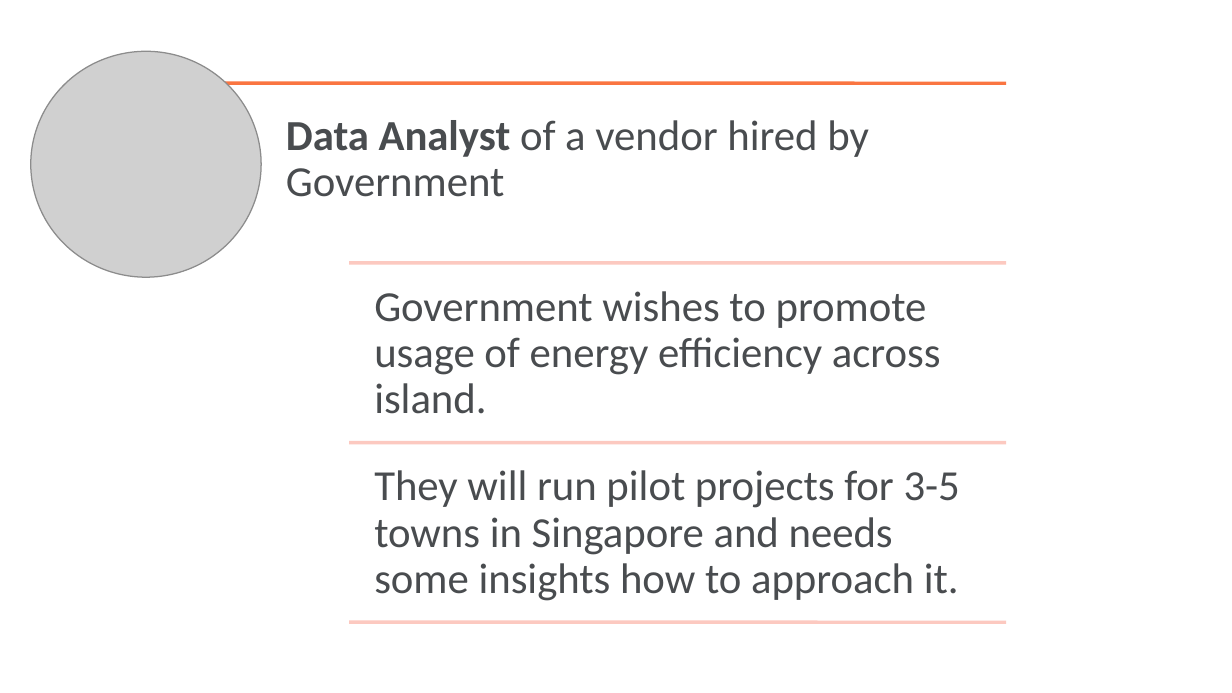
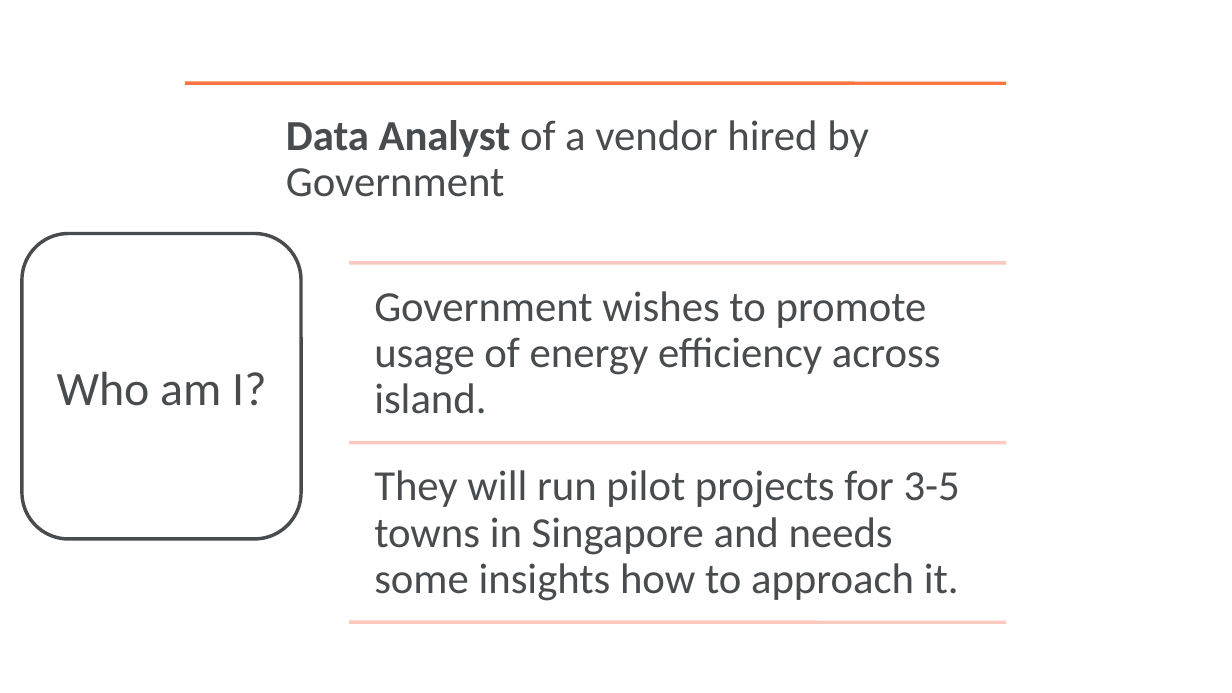
Before and after one commit to khammingfatt/Project-1-Data-Analysis-of-Singapore-Weather-Patterns-and-Energy-Consumption, a slide deck: slide 2 of Project 1 - Data Analysis of Singapore Weather Patterns to Identify Means to Optimise Households Energy Consumption by Town.pptx. Drawn at 1232x693 pixels with LibreOffice and Linux fonts; fonts in the diff are those of the drawing; grey boxes stand for pictures; background and template pictures are left out. Boxes give left, top, right and bottom in pixels: in the first picture for what was removed or moved away, otherwise in the second. Text is boxed around its words. In the diff, an @@ line names an element or a change of style, - is before the commit and + after.

```diff
--- a/Project 1 - Data Analysis of Singapore Weather Patterns to Identify Means to Optimise Households Energy Consumption by Town.pptx
+++ b/Project 1 - Data Analysis of Singapore Weather Patterns to Identify Means to Optimise Households Energy Consumption by Town.pptx
@@ picture removed at box(31, 52, 261, 277) @@
@@ rounded rectangle added at box(22, 234, 302, 540), fill #FFFFFF, outline #494C4F 2 pt, 28 pt, text #494C4F @@
+Who am I?
```
Also in this commit, not shown: 1 other file.
